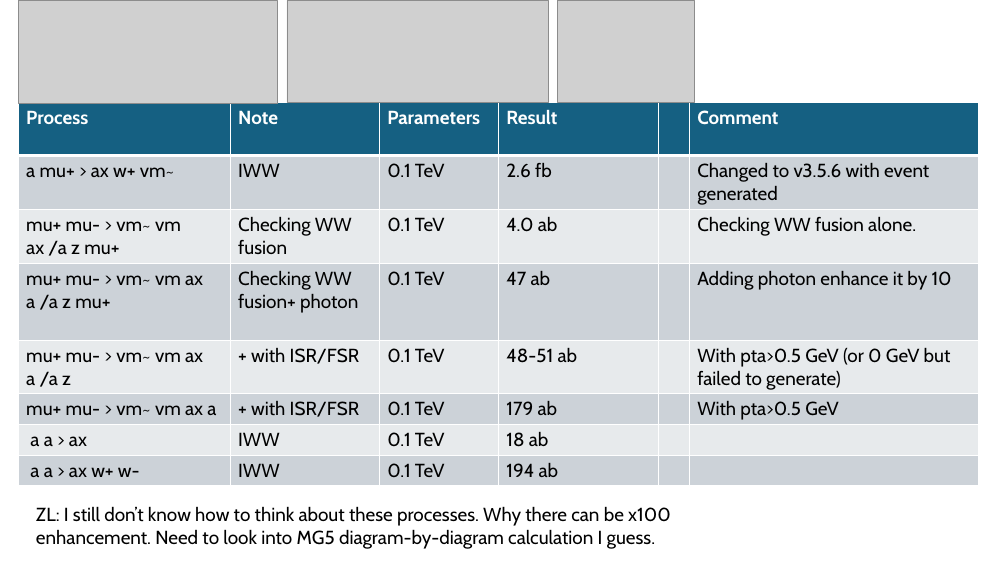
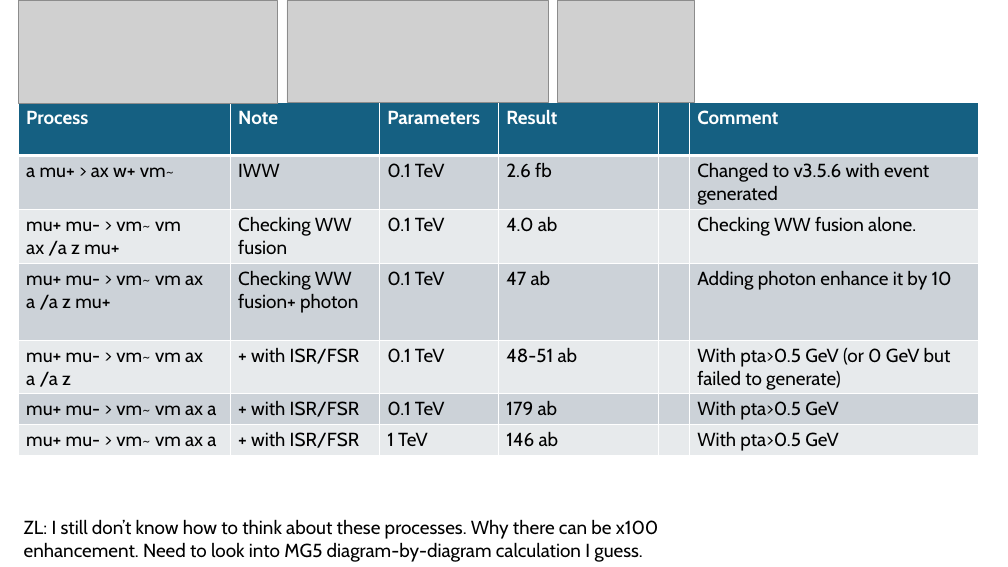
Before and after one commit to ZhenLiuPhys/AxionMuC, a slide deck: slide 12 of Slides/ZL_note_productions.pptx. Drawn at 1008x567 pixels with LibreOffice and Linux fonts; fonts in the diff are those of the drawing; grey boxes stand for pictures. Boxes give left, top, right and bottom in pixels: in the first picture for what was removed or moved away, otherwise in the second. Text is boxed around its words. In the diff, an @@ line names an element or a change of style, - is before the commit and + after.

```diff
--- a/Slides/ZL_note_productions.pptx
+++ b/Slides/ZL_note_productions.pptx
@@ table at [19, 102, 979, 455] @@
-row 7: a a > ax | IWW | 0.1 TeV | 18 ab |  | 
-row 8: a a > ax w+ w- | IWW | 0.1 TeV | 194 ab |  | 
+row 7: mu+ mu- > vm~ vm ax a | + with ISR/FSR | 1 TeV | 146 ab |  | With pta>0.5 GeV
@@ text "ZL: I still don’t know ...": place and size @@
-text "ZL: I still don’t know ..." at [36, 506, 671, 549]
+text "ZL: I still don’t know ..." at [24, 519, 659, 562]
```
Also in this commit, not shown: 3 other slides changed, 1 slide added, 7 other files.
